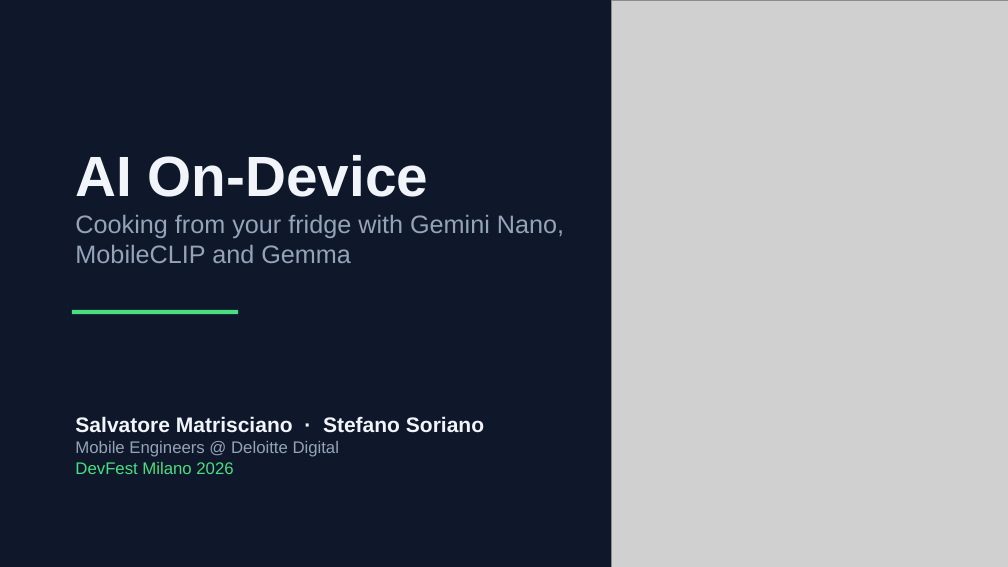
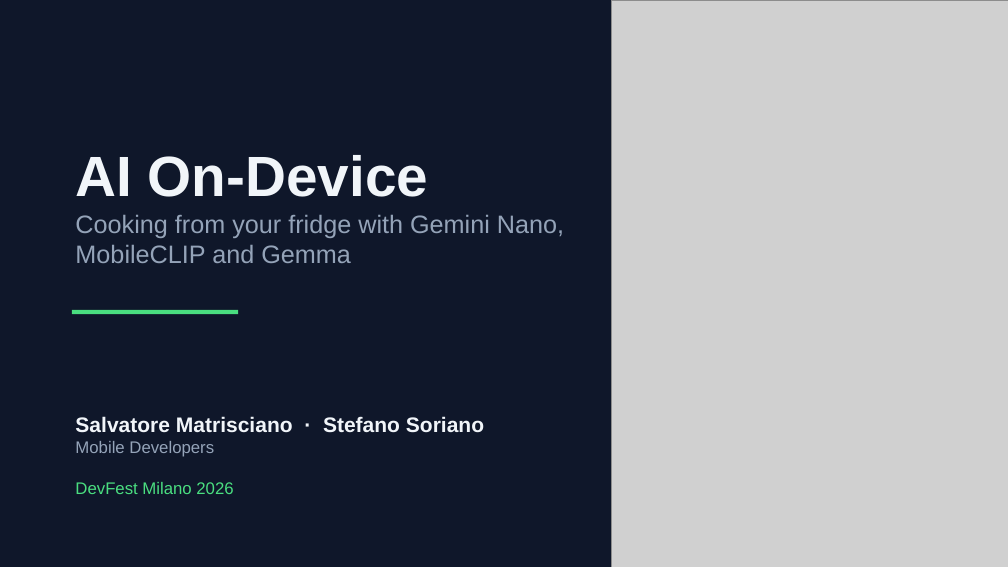
Before and after one commit to MatriscianoSalvatore/ai-pantry, a slide deck: slide 1 of AI On-Device - ita.pptx. Drawn at 1008x567 pixels with LibreOffice and Linux fonts; fonts in the diff are those of the drawing; grey boxes stand for pictures; background and template pictures are left out. Boxes give left, top, right and bottom in pixels: in the first picture for what was removed or moved away, otherwise in the second. Text is boxed around its words. In the diff, an @@ line names an element or a change of style, - is before the commit and + after.

```diff
--- a/AI On-Device - ita.pptx
+++ b/AI On-Device - ita.pptx
@@ text at (75, 441, 214, 457): text changed @@
-Mobile Engineers @ Deloitte Digital
+Mobile Developers
```
Also in this commit, not shown: 1 other slide changed, 1 other file.
